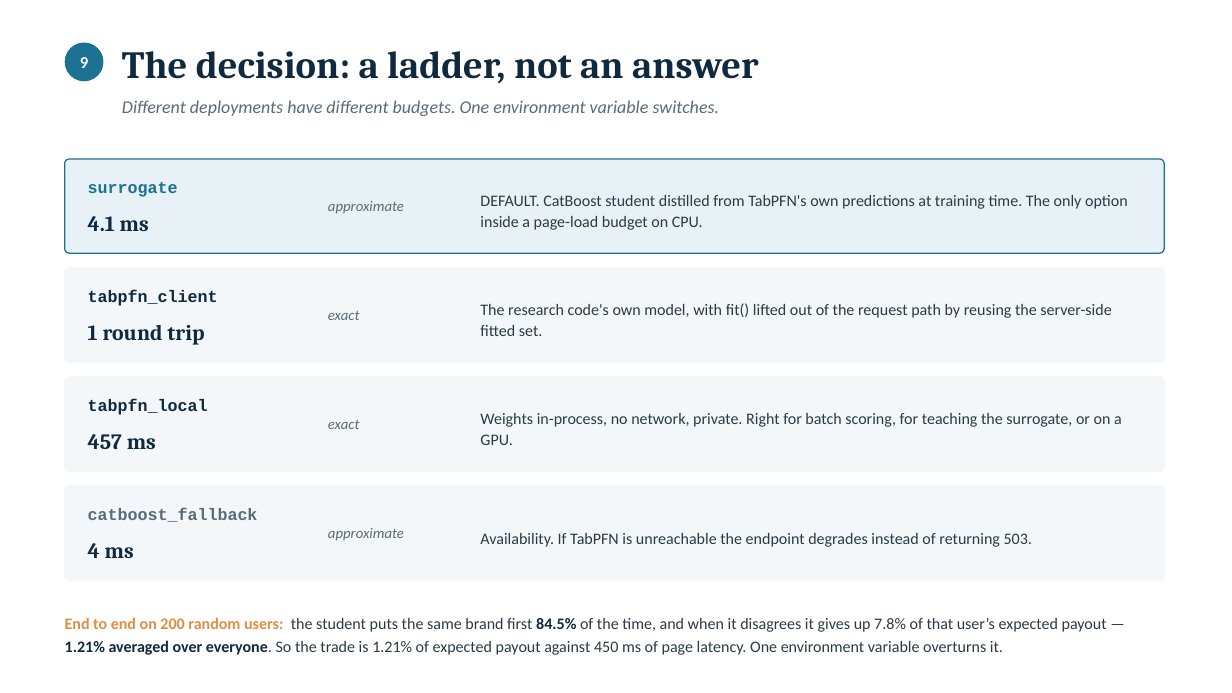
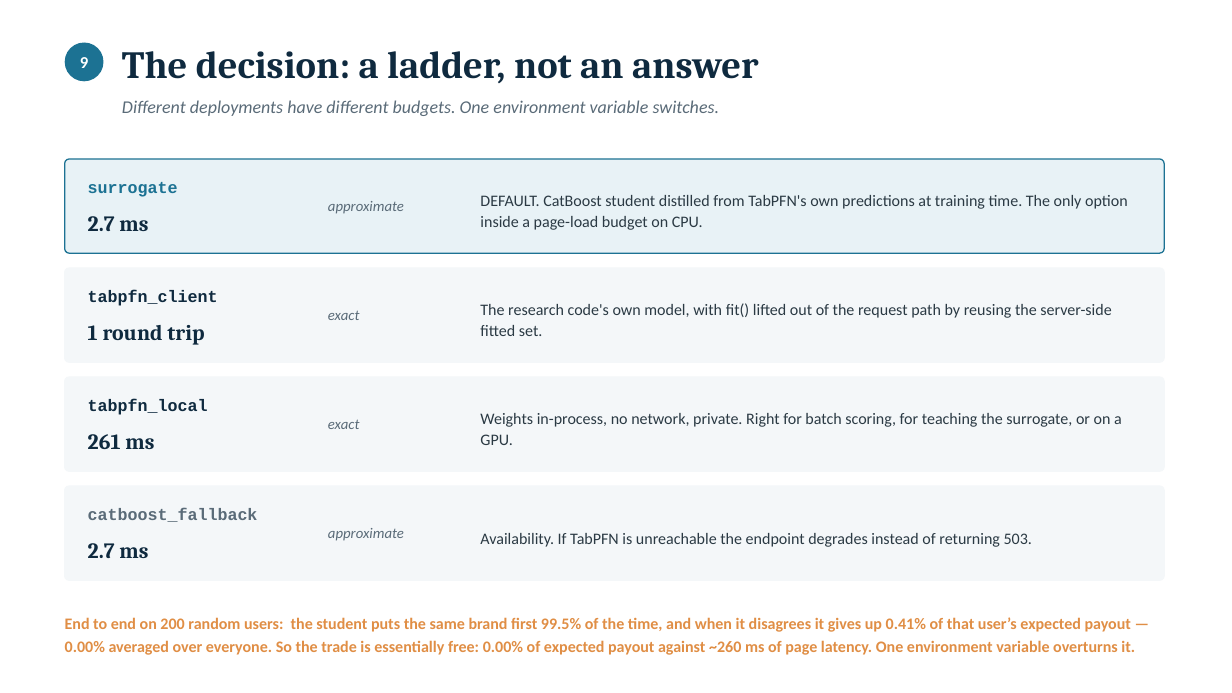
Before and after one commit to yonaoh10/Schemathics, a slide deck: slide 9 of docs/BL_ranking_part2.pptx. Drawn at 1232x693 pixels with LibreOffice and Linux fonts; fonts in the diff are those of the drawing. Boxes give left, top, right and bottom in pixels: in the first picture for what was removed or moved away, otherwise in the second. Text is boxed around its words. In the diff, an @@ line names an element or a change of style, - is before the commit and + after.

```diff
--- a/docs/BL_ranking_part2.pptx
+++ b/docs/BL_ranking_part2.pptx
@@ text at (x1=88, y1=216, x2=148, y2=231): text changed @@
-4.1 ms
+2.7 ms
@@ text at (x1=88, y1=434, x2=154, y2=449): text changed @@
-457 ms
+261 ms
@@ text at (x1=88, y1=543, x2=148, y2=558): text changed @@
-4 ms
+2.7 ms
@@ text at (x1=65, y1=617, x2=1135, y2=655): text changed; text colour #2B3A44 to #E08E45; bold on @@
-End to end on 200 random users: the student puts the same brand first 84.5% of the time, and when it disagrees it gives up 7.8% of that user’s expected payout — 1.21% averaged over everyone. So the trade is 1.21% of expected payout against 450 ms of page latency. One environment variable overturns it.
+End to end on 200 random users: the student puts the same brand first 99.5% of the time, and when it disagrees it gives up 0.41% of that user’s expected payout — 0.00% averaged over everyone. So the trade is essentially free: 0.00% of expected payout against ~260 ms of page latency. One environment variable overturns it.
```
Also in this commit, not shown: 8 other slides changed, 10 other files.
